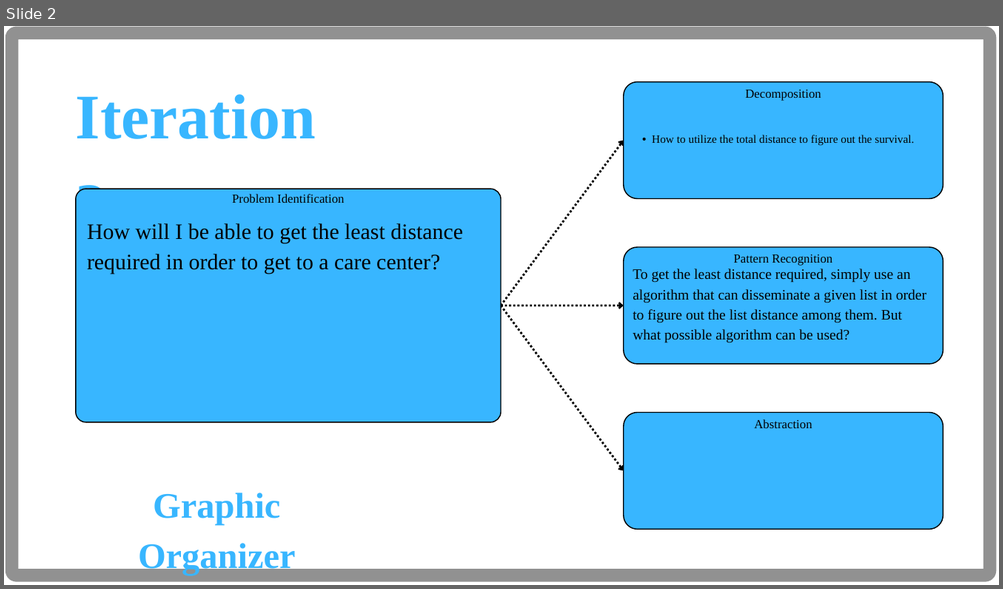
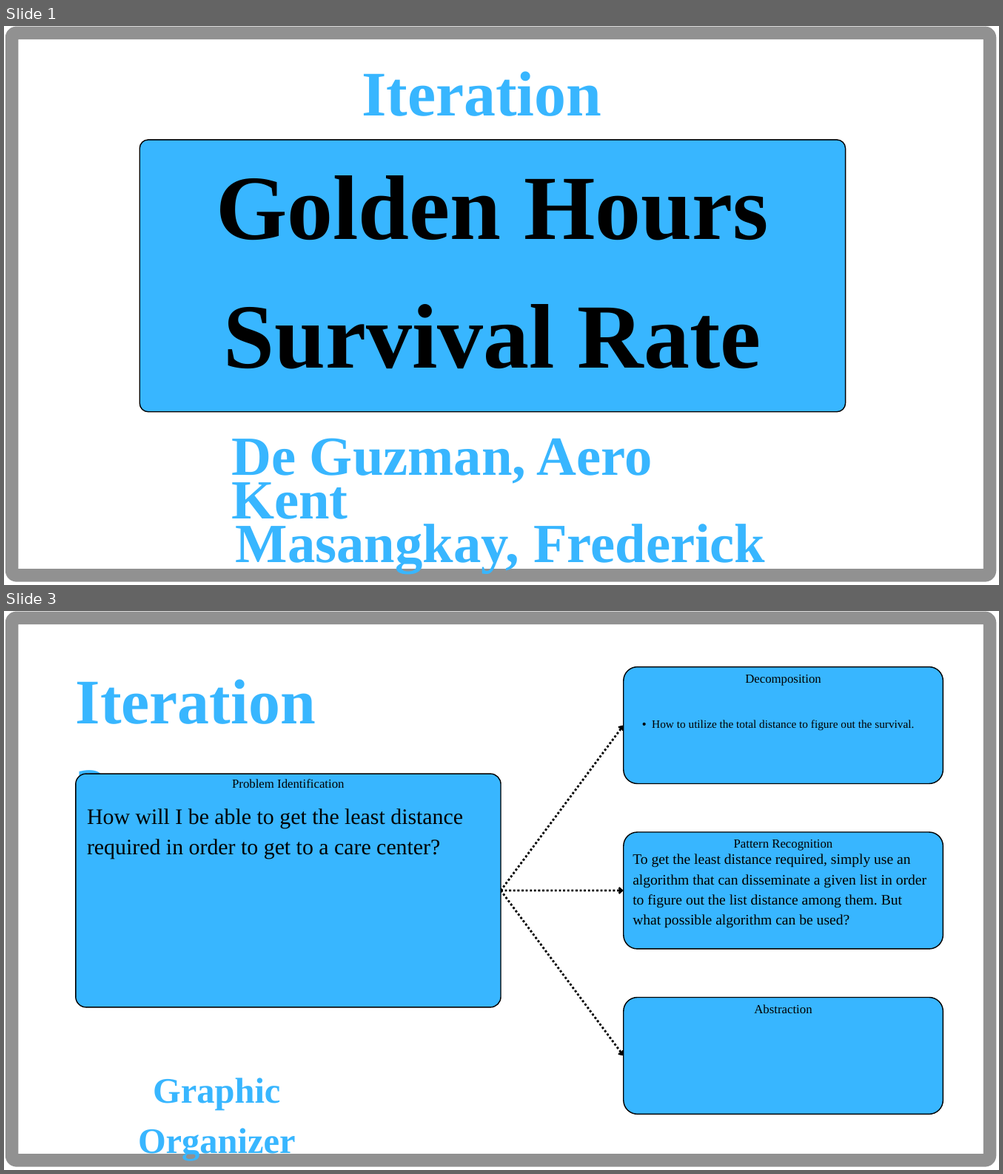
Before and after one commit to FDMasangkay/CPE311-CPE22S3, a slide deck: Case Study 1/Case Study - CPE22S3 - Pathway 301.pptx. Shown one above the other, each under a label of ours: slide 2 before the commit, slides 1 and 3 after it; the slides between them are not shown. The pictures are 1003x589 and 1003x1174 pixels, drawn with LibreOffice and Linux fonts; fonts in the diff are those of the drawing. Boxes give left, top, right and bottom in pixels: in the first picture for what was removed or moved away, otherwise in the second. Text is boxed around its words. In the diff, an @@ line names an element or a change of style, - is before the commit and + after.

```diff
--- a/Case Study 1/Case Study - CPE22S3 - Pathway 301.pptx
+++ b/Case Study 1/Case Study - CPE22S3 - Pathway 301.pptx
@@ slide 1 added at [4,26,999,585], background #FFFFFF @@
@@ freeform shape added at [12,33,990,576], fill #FFFFFF, outline #919191 18.75 pt @@
@@ text added at [361,71,601,216], 92 pt, text #38B6FF, bold @@
+Iteration 0
@@ freeform shape added at [139,140,845,412], fill #38B6FF, outline #000000 1.5 pt @@
@@ text added at [216,175,768,369], 132.8 pt, text #000000, bold @@
+Golden Hours Survival Rate
@@ text added at [231,438,765,574], 80 pt, text #38B6FF, bold @@
+De Guzman, Aero Kent
+Masangkay, Frederick
@@ what was slide 2 is now slide 3 @@
```
Also in this commit, not shown: 4 slides changed, 1 other slide added, 1 other file.
